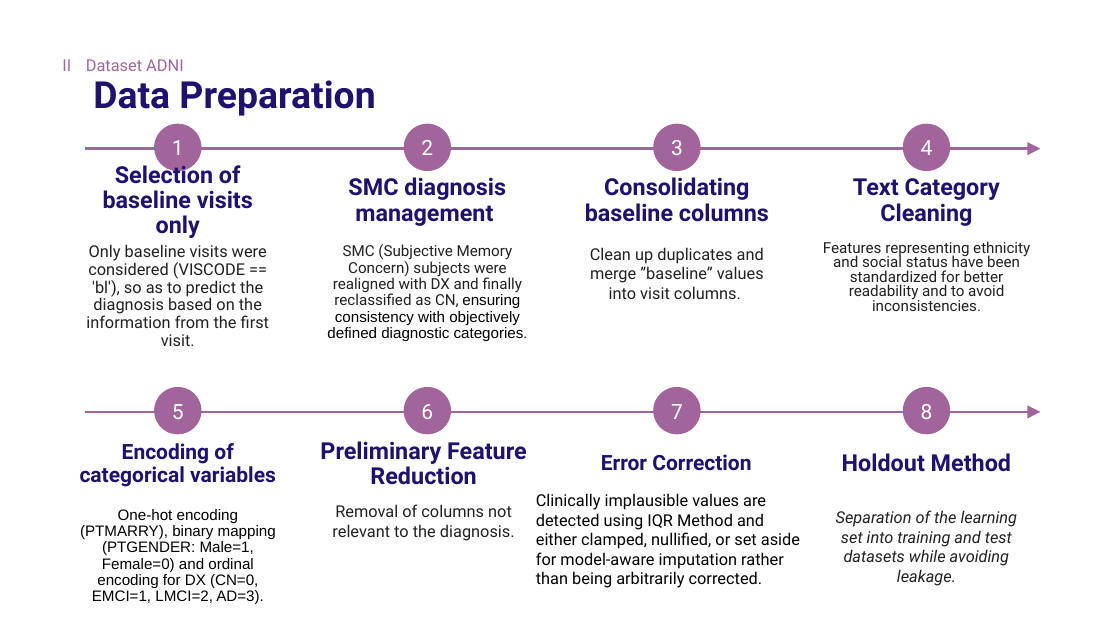
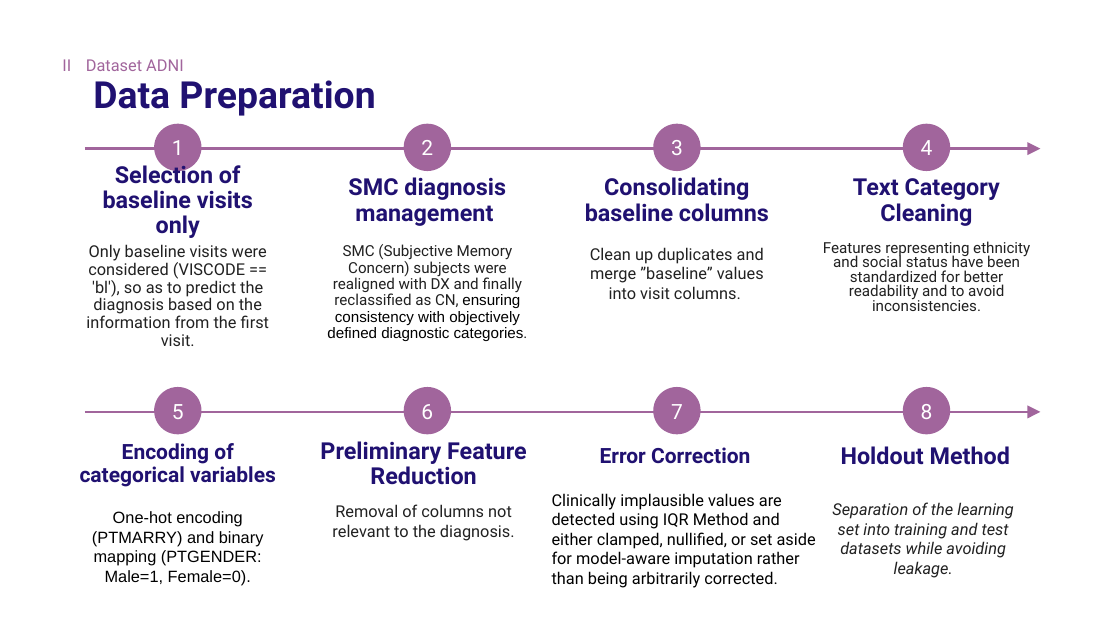
Before and after one commit to Tenshin000/CogniPredictAD, a slide deck: slide 11 of Presentation.pptx. Drawn at 1120x630 pixels with LibreOffice and Linux fonts; fonts in the diff are those of the drawing. Boxes give left, top, right and bottom in pixels: in the first picture for what was removed or moved away, otherwise in the second. Text is boxed around its words. In the diff, an @@ line names an element or a change of style, - is before the commit and + after.

Commit message:
Outer Cross Validation correction

```diff
--- a/Presentation.pptx
+++ b/Presentation.pptx
@@ text "Error Correction": place and size @@
-text "Error Correction" at <box>601,454,751,471</box>
+text "Error Correction" at <box>600,447,750,464</box>
@@ text "Holdout Method": place and size @@
-text "Holdout Method" at <box>842,453,1011,472</box>
+text "Holdout Method" at <box>841,446,1010,465</box>
@@ text "Clinically implausible values are detected ...": place and size @@
-text "Clinically implausible values are detected ..." at <box>536,493,800,588</box>
+text "Clinically implausible values are detected ..." at <box>552,493,816,588</box>
@@ text "Separation of the learning set ...": place and size @@
-text "Separation of the learning set ..." at <box>836,510,1018,586</box>
+text "Separation of the learning set ..." at <box>832,502,1014,578</box>
@@ text at <box>92,511,264,585</box>: text changed; size 12.9 to 14 pt @@
-One-hot encoding (PTMARRY), binary mapping (PTGENDER: Male=1, Female=0) and ordinal encoding for DX (CN=0, EMCI=1, LMCI=2, AD=3).
+One-hot encoding (PTMARRY) and binary mapping (PTGENDER: Male=1, Female=0).
```
Also in this commit, not shown: 6 other slides changed, 2 slides added, 17 other files.
